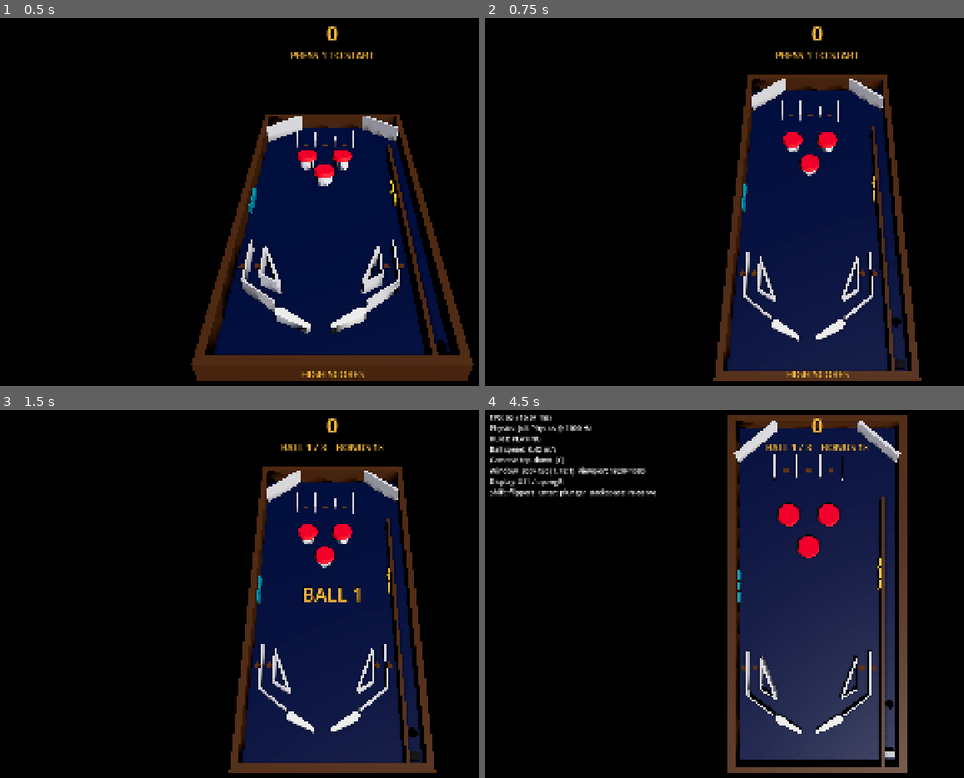
Above: before the commit, frames 1-4 (two rows, left to right).
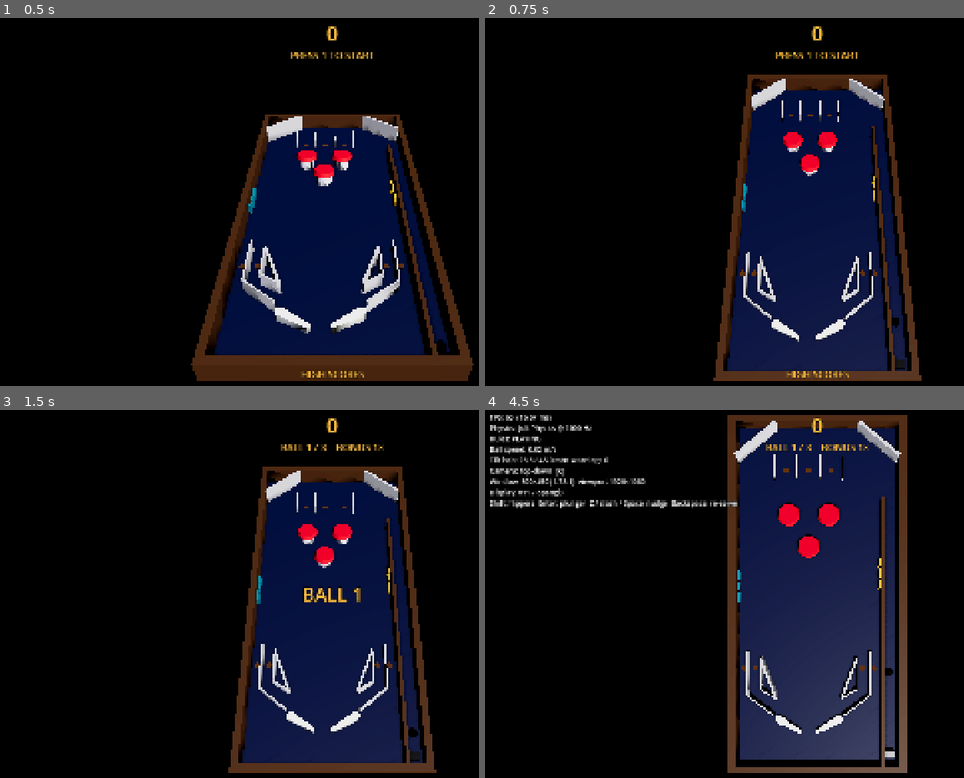
Above: after the commit, the same moments.

Repository: brnl-claude/pinball
Game: Godot game, scene res://main.tscn
Two runs of this game, one before a commit and one after it. Both use one fixed random seed, a clock stepped at 60 frames per second and the inputs below.
Inputs (mouse positions are in pixels of both pictures, inside the frame that each line leads up to):
- Up to frame 1 (0.5 s): no input
- Up to frame 2 (0.75 s): tap Enter (plunger) at 0.5 s; move the mouse to (963, 183) at 0.52 s; hold / (nudge_right) from 0.53 s (still down); hold C (camera_next) from 0.53 s (still down); click (963, 183) at 0.67 s
- Up to frame 3 (1.5 s): tap Enter (plunger) at 0.8, 1.35 s; tap 1 (start_game) at 1.25 s; move the mouse to (201, 612) at 1.27 s; release / (nudge_right) at 1.28 s; release C (camera_next) at 1.28 s; hold Z (nudge_left) from 1.28 s (still down)
- Up to frame 4 (4.5 s): tap 1 (start_game) at 1.55, 2.1, 2.75, 3.8, 4.35 s; tap Backspace (reset_ball) at 2 s; move the mouse to (882, 513) at 2.02 s; release Z (nudge_left) at 2.03 s; hold / (nudge_right) 2.03-2.78 s; hold C (camera_next) 2.03-2.78 s; move the mouse to (781, 667) at 2.77 s; hold Space (nudge_up) 2.78-3.53 s; tap C (camera_next) at 2.85 s; click (781, 667) at 2.92 s; tap Enter (plunger) at 3.05, 3.6 s; move the mouse to (outside the picture) at 3.52 s; hold Z (nudge_left) from 3.53 s (still down); tap F3 (toggle_debug) at 4.15 s; move the mouse to (619, 538) at 4.27 s

Frame 1 is identical in both runs. In frame 2, 0.2% of the frame differs, in the area x 49-92%, y 16-98%; in frame 3, 0.1%; in frame 4, 2.3%, in the area x 1-86%, y 9-82%.

Commit message:
Phase 5a: nudging and tilt bob
The cabinet is modelled as the accelerating frame under the playfield:
a shove is a short hard push followed by a damped settle, and balls feel
the inertial force -m*a. A plumb-bob pendulum driven by the shove gives
tilt warnings when it touches its ring; after two warnings the ball tilts,
which kills flippers, slingshots and pop bumpers, scoring, ball save and
the bonus. The camera stays put so the table visibly jolts.

Co-Authored-By: Claude Opus 5.5 <noreply@anthropic.com>
Claude-Session: https://claude.ai/code/session_017ht4tVgg5fmbzWLLk4UKiL

Diff:
--- a/cameras/camera_rig.gd
+++ b/cameras/camera_rig.gd
@@ -7,6 +7,9 @@
 ## finds the closest distance at which the whole table fits in view.
 ## Cameras are deliberately decoupled from game logic, so a VR rig can be
 ## added later without touching the table or the rules.
+##
+## The camera is the player's head: when a nudge shoves the cabinet, the
+## camera stays put, so the table visibly jolts in the view.
 
 enum Profile { AUTO, PORTRAIT, LANDSCAPE, TOP_DOWN }
 
@@ -19,8 +22,12 @@
 @export_range(10.0, 90.0) var landscape_pitch_degrees := 38.0
 ## Extra space around the table, as a fraction of the view.
 @export_range(1.0, 1.5) var framing_margin := 1.04
+## How much of the cabinet's nudge motion shows on screen (1 = real).
+@export_range(0.0, 3.0) var nudge_view_scale := 1.0
 
 var profile := Profile.AUTO
+
+var _framing := Transform3D.IDENTITY
 
 
 func _ready() -> void:
@@ -32,6 +39,14 @@
 	if event.is_action_pressed("camera_next"):
 		profile = ((profile + 1) % Profile.size()) as Profile
 		update_framing()
+
+
+func _physics_process(_delta: float) -> void:
+	var cabinet := get_tree().get_first_node_in_group("cabinet")
+	if cabinet == null:
+		return
+	var offset: Vector3 = cabinet.get("offset")
+	global_transform = _framing.translated(-offset * nudge_view_scale)
 
 
 func viewport_aspect() -> float:
@@ -61,9 +76,10 @@
 
 
 func update_framing() -> void:
-	global_transform = compute_framing(
+	_framing = compute_framing(
 			pitch_for(active_profile()), fov, viewport_aspect(),
 			table_center, table_size, framing_margin)
+	global_transform = _framing
 	reset_physics_interpolation()
 
 
--- a/core/sfx.gd
+++ b/core/sfx.gd
@@ -16,6 +16,9 @@
 	"rollover": [880.0, 0.06, 0.1, 60.0, 0.4],
 	"plunger": [70.0, 0.15, 0.7, 25.0, 0.8],
 	"drain": [55.0, 0.4, 0.5, 8.0, 0.6],
+	"nudge": [45.0, 0.12, 0.9, 30.0, 0.7],
+	"tilt_warning": [660.0, 0.25, 0.05, 6.0, 0.5],
+	"tilt": [330.0, 0.8, 0.1, 2.5, 0.7],
 }
 
 var _streams := {}
--- a/rules/game_rules.gd
+++ b/rules/game_rules.gd
@@ -1,16 +1,19 @@
 class_name GameRules
 extends Node
-## Game rules for a table: games, balls, ball save, bonus and high scores.
+## Game rules for a table: games, balls, ball save, bonus, tilt and high
+## scores.
 ##
 ## The rules only talk to the table through its signals (`part_scored`,
-## `ball_drained`, `ball_launched`) and a few calls (`serve_ball`,
-## `set_flippers_enabled`), so the physics never depends on the rules.
+## `ball_drained`, `ball_launched`, `tilt_warning`, `tilted`) and a few calls
+## (`serve_ball`, `set_flippers_enabled`, `reset_tilt`), so the physics never
+## depends on the rules.
 ## Timers count physics ticks, so the rules are deterministic in tests.
 
 signal state_changed(state: State)
 signal score_changed(score: int)
 signal ball_started(ball_number: int)
 signal ball_saved
+signal ball_tilted
 signal bonus_awarded(bonus: int, multiplier: int)
 signal game_over(final_score: int, high_score_rank: int)
 signal message(text: String)
@@ -44,6 +47,8 @@
 ## Seconds of ball save left; > 0 means a drain gives the ball back.
 var ball_save_left := 0.0
 var high_scores: Array[int] = []
+## The current ball is tilted: no scoring, no bonus, no ball save.
+var tilted := false
 
 var table: Node
 
@@ -60,6 +65,9 @@
 	table.connect("part_scored", _on_part_scored)
 	table.connect("ball_drained", _on_ball_drained)
 	table.connect("ball_launched", _on_ball_launched)
+	if table.has_signal("tilted"):
+		table.connect("tilt_warning", _on_tilt_warning)
+		table.connect("tilted", _on_tilted)
 	load_high_scores()
 	_enter_attract()
 
@@ -97,6 +105,9 @@
 	multiplier = 1
 	ball_save_left = 0.0
 	_ball_in_play = false
+	tilted = false
+	if table.has_method("reset_tilt"):
+		table.call("reset_tilt")
 	table.call("serve_ball")
 	table.call("set_flippers_enabled", true)
 	ball_started.emit(ball_number)
@@ -111,6 +122,11 @@
 
 func _on_ball_drained() -> void:
 	if state != State.PLAYING:
+		return
+	if tilted:
+		# A tilted ball ends without bonus; the next ball starts normally.
+		_set_state(State.BALL_ENDING)
+		_state_time_left = bonus_display_seconds
 		return
 	if ball_save_left > 0.0:
 		ball_save_left = 0.0
@@ -151,8 +167,24 @@
 	message.emit("PRESS START")
 
 
+func _on_tilt_warning(warnings_left: int) -> void:
+	if state != State.PLAYING or tilted:
+		return
+	message.emit("DANGER" if warnings_left > 0 else "DANGER  DANGER")
+
+
+func _on_tilted() -> void:
+	if state != State.PLAYING:
+		return
+	tilted = true
+	ball_save_left = 0.0
+	table.call("set_flippers_enabled", false)
+	ball_tilted.emit()
+	message.emit("TILT")
+
+
 func _on_part_scored(points: int, part: Node) -> void:
-	if state != State.PLAYING:
+	if state != State.PLAYING or tilted:
 		return
 	_add_score(points)
 	if part is Rollover:
--- a/table_parts/ball.gd
+++ b/table_parts/ball.gd
@@ -4,7 +4,8 @@
 ## PhysicsTuning resource.
 ##
 ## Gravity is applied as a constant force (gravity_scale = 0), so the table
-## slope lives in the tuning and nudging can later add to it per ball.
+## slope lives in the tuning, and the cabinet's acceleration during a nudge
+## adds to it (see `set_frame_acceleration`).
 
 const TABLE_LAYER := 1
 const BALL_LAYER := 2
@@ -21,6 +22,8 @@
 var _touching := {}
 ## Parts touched for the first time in the last physics step.
 var _new_hits: Array[Object] = []
+## Acceleration of the playfield (the physics frame), e.g. during a nudge.
+var _frame_acceleration := Vector3.ZERO
 
 
 func _init() -> void:
@@ -80,7 +83,7 @@
 func apply_tuning() -> void:
 	mass = tuning.ball_mass
 	gravity_scale = 0.0
-	constant_force = mass * tuning.gravity_vector()
+	_update_constant_force()
 
 	var material := PhysicsMaterial.new()
 	material.friction = tuning.ball_friction
@@ -109,6 +112,19 @@
 	_mesh_node.mesh = mesh
 
 
+## The playfield accelerates (a nudge); the ball feels the inertial force
+## -m·a on top of gravity.
+func set_frame_acceleration(value: Vector3) -> void:
+	if value == _frame_acceleration:
+		return
+	_frame_acceleration = value
+	_update_constant_force()
+
+
+func _update_constant_force() -> void:
+	constant_force = mass * (tuning.gravity_vector() - _frame_acceleration)
+
+
 func speed() -> float:
 	return linear_velocity.length()
 
--- /dev/null
+++ b/table_parts/cabinet.gd
@@ -0,0 +1,150 @@
+class_name Cabinet
+extends Node
+## The cabinet the playfield sits in: nudging and the tilt bob.
+##
+## The playfield is the physics frame. A nudge shoves the cabinet: a short,
+## hard push, after which the cabinet settles back on its legs (a damped
+## spring). Balls feel the cabinet's acceleration `a` as an inertial force
+## `-m·a`, so a free ball lags behind the shove and catches up again, while a
+## ball resting on a flipper or post gets pushed along by it. That is how
+## nudging works on a real machine.
+##
+## The tilt bob is a plumb bob pendulum hanging inside a ring. The sharp
+## shove makes it swing (the soft settle back barely does); when it touches
+## the ring, that is a tilt warning, and touching it again after the allowed
+## warnings tilts the machine. Well-timed or wild nudging builds up the swing.
+##
+## Directions follow the player's body: "left" shoves the cabinet from the
+## left side (it jolts right, so the ball moves left relative to the table),
+## "up" shoves it forward, away from the player.
+
+signal nudged(push: Vector3)
+signal tilt_warning(warnings_left: int)
+signal tilted
+
+const NUDGE_ACTIONS := {
+	"nudge_left": Vector3.RIGHT,
+	"nudge_right": Vector3.LEFT,
+	"nudge_up": Vector3.FORWARD,
+}
+
+@export var use_input := true
+
+@export_group("Shove")
+## Cabinet acceleration during a shove (m/s²).
+@export var push_acceleration := 15.0
+## How long the shove lasts (s).
+@export var push_seconds := 0.02
+## Minimum time between two shoves (s); nobody shoves faster than this.
+@export var nudge_cooldown := 0.12
+## The cabinet settles back like a damped spring on its legs.
+@export var settle_frequency := 4.0
+@export var settle_damping_ratio := 0.7
+
+@export_group("Tilt bob")
+@export var bob_length := 0.15
+## Damping of the bob's swing (1/s).
+@export var bob_damping := 1.0
+## Distance from the bob to the ring at rest (m).
+@export var ring_clearance := 0.045
+## Warnings before the next touch tilts the machine.
+@export var warnings_allowed := 2
+## A single swing can touch the ring more than once; count it once.
+@export var warning_cooldown := 0.5
+
+## Cabinet displacement and velocity relative to its rest position.
+var offset := Vector3.ZERO
+var velocity := Vector3.ZERO
+## Acceleration of the cabinet this tick (what the balls feel, reversed).
+var acceleration := Vector3.ZERO
+## Bob displacement and velocity relative to the cabinet (x/z).
+var bob := Vector3.ZERO
+var bob_velocity := Vector3.ZERO
+var warnings := 0
+var is_tilted := false
+
+var _push := Vector3.ZERO
+var _push_time_left := 0.0
+var _cooldown_left := 0.0
+var _warning_cooldown_left := 0.0
+
+
+func _ready() -> void:
+	add_to_group("cabinet")
+
+
+func _physics_process(delta: float) -> void:
+	if use_input:
+		for action: String in NUDGE_ACTIONS:
+			if Input.is_action_just_pressed(action):
+				nudge(NUDGE_ACTIONS[action])
+	step(delta)
+	_apply_to_balls()
+
+
+## Shoves the cabinet in a direction (x/z; unit length gives a normal shove).
+## Returns false when the cabinet is still in the cooldown of the last shove.
+func nudge(direction: Vector3) -> bool:
+	if _cooldown_left > 0.0:
+		return false
+	_push = Vector3(direction.x, 0.0, direction.z) * push_acceleration
+	_push_time_left = push_seconds
+	_cooldown_left = nudge_cooldown
+	nudged.emit(_push)
+	SoundFx.play("nudge")
+	return true
+
+
+## Advances the cabinet and the tilt bob by one tick.
+func step(delta: float) -> void:
+	_cooldown_left = maxf(_cooldown_left - delta, 0.0)
+	_warning_cooldown_left = maxf(_warning_cooldown_left - delta, 0.0)
+
+	var push := Vector3.ZERO
+	if _push_time_left > 0.0:
+		push = _push
+		_push_time_left -= delta
+
+	var omega := TAU * settle_frequency
+	var settle := -omega * omega * offset - 2.0 * settle_damping_ratio * omega * velocity
+	acceleration = push + settle
+	velocity += acceleration * delta
+	offset += velocity * delta
+
+	# Pendulum in the cabinet's frame, driven by the shove.
+	var gravity := float(ProjectSettings.get_setting("physics/3d/default_gravity", 9.81))
+	var bob_acceleration := -(gravity / bob_length) * bob - bob_damping * bob_velocity - push
+	bob_velocity += bob_acceleration * delta
+	bob += bob_velocity * delta
+
+	if bob.length() >= ring_clearance and _warning_cooldown_left <= 0.0:
+		_warning_cooldown_left = warning_cooldown
+		_touch_ring()
+
+
+func _touch_ring() -> void:
+	if is_tilted:
+		return
+	if warnings < warnings_allowed:
+		warnings += 1
+		tilt_warning.emit(warnings_allowed - warnings)
+		SoundFx.play("tilt_warning")
+	else:
+		is_tilted = true
+		tilted.emit()
+		SoundFx.play("tilt")
+
+
+## Clears warnings and the tilt, e.g. at the start of a ball.
+func reset_tilt() -> void:
+	warnings = 0
+	is_tilted = false
+	bob = Vector3.ZERO
+	bob_velocity = Vector3.ZERO
+	_warning_cooldown_left = 0.0
+
+
+func _apply_to_balls() -> void:
+	for node in get_tree().get_nodes_in_group("balls"):
+		if node is Ball:
+			node.set_frame_acceleration(acceleration)
--- a/table_parts/pop_bumper.gd
+++ b/table_parts/pop_bumper.gd
@@ -21,6 +21,8 @@
 var _body_mesh: MeshInstance3D
 var _cap_mesh: MeshInstance3D
 var _last_kick_ms := -100000
+## False while the machine is tilted: the coil stays dead.
+var enabled := true
 
 
 func _ready() -> void:
@@ -28,6 +30,8 @@
 
 
 func on_ball_hit(ball: Ball) -> void:
+	if not enabled:
+		return
 	var now := Time.get_ticks_msec()
 	if now - _last_kick_ms < cooldown * 1000.0:
 		return
--- a/table_parts/slingshot.gd
+++ b/table_parts/slingshot.gd
@@ -17,9 +17,13 @@
 @export var lamp_color := Color(1.0, 0.85, 0.4)
 
 var _last_kick_ms := -100000
+## False while the machine is tilted: the coil stays dead.
+var enabled := true
 
 
 func on_ball_hit(ball: Ball) -> void:
+	if not enabled:
+		return
 	var now := Time.get_ticks_msec()
 	if ball.linear_velocity.length() < min_hit_speed or now - _last_kick_ms < cooldown * 1000.0:
 		return
--- a/tables/proto_table/proto_table_controller.gd
+++ b/tables/proto_table/proto_table_controller.gd
@@ -4,11 +4,14 @@
 ## `scored` signal with the part that scored. Game rules live separately in
 ## `GameRules`; without rules attached the table simply re-serves the ball
 ## after a drain (sandbox play). Backspace re-serves the ball by hand.
+## The table owns a `Cabinet` for nudging and the tilt bob.
 
 signal ball_drained
 signal ball_launched
 signal score_changed(score: int)
 signal part_scored(points: int, part: Node)
+signal tilt_warning(warnings_left: int)
+signal tilted
 
 ## Seconds before re-serving after a drain; negative disables auto re-serve.
 @export var respawn_delay := 1.0
@@ -21,6 +24,7 @@
 @onready var left_flipper: Flipper = $LeftFlipper
 @onready var right_flipper: Flipper = $RightFlipper
 
+var cabinet: Cabinet
 var drained_count := 0
 ## Raw points from all parts since the table loaded (rules keep the game score).
 var score := 0
@@ -30,6 +34,11 @@
 
 func _ready() -> void:
 	add_to_group("table")
+	cabinet = Cabinet.new()
+	cabinet.name = "Cabinet"
+	add_child(cabinet)
+	cabinet.tilt_warning.connect(tilt_warning.emit)
+	cabinet.tilted.connect(_on_tilted)
 	drain.ball_drained.connect(_on_ball_drained)
 	for node in find_children("*", "", true, false):
 		if node.has_signal("scored"):
@@ -58,6 +67,19 @@
 	right_flipper.enabled = value
 
 
+## Flippers, slingshots and pop bumpers: everything a tilt switches off.
+func set_solenoids_enabled(value: bool) -> void:
+	set_flippers_enabled(value)
+	for type: Variant in [Slingshot, PopBumper]:
+		for part in parts_of(type):
+			part.set("enabled", value)
+
+
+func reset_tilt() -> void:
+	cabinet.reset_tilt()
+	set_solenoids_enabled(true)
+
+
 ## All parts of a given class, e.g. `parts_of(Rollover)`.
 func parts_of(type: Variant) -> Array[Node]:
 	var result: Array[Node] = []
@@ -73,8 +95,15 @@
 	part_scored.emit(points, part)
 
 
+func _on_tilted() -> void:
+	set_solenoids_enabled(false)
+	tilted.emit()
+
+
 func _on_ball_drained(_drained: Ball) -> void:
 	drained_count += 1
 	ball_drained.emit()
 	if respawn_delay >= 0.0:
+		if cabinet.is_tilted:
+			reset_tilt()
 		get_tree().create_timer(respawn_delay, true, true).timeout.connect(serve_ball)
--- a/tests/rules_test.gd
+++ b/tests/rules_test.gd
@@ -78,6 +78,8 @@
 	_expect(reloaded.high_scores == _rules.high_scores, "high scores are persisted")
 	reloaded.free()
 
+	await _test_tilt()
+
 	print("Rules: final score %d, high scores %s" % [_rules.score, _rules.high_scores])
 	print("")
 	DirAccess.remove_absolute(ProjectSettings.globalize_path(HIGH_SCORE_PATH))
@@ -88,6 +90,41 @@
 		for failure in _failures:
 			printerr("RULES TEST FAIL: ", failure)
 		quit(1)
+
+
+## A tilted ball scores nothing, gets no bonus or ball save, and the next
+## ball starts with working flippers.
+func _test_tilt() -> void:
+	var messages: Array[String] = []  # an Array, so the lambda appends to this one
+	_rules.message.connect(func(text: String): messages.append(text))
+	_rules.start_game()
+	await _launch()
+	var cabinet: Cabinet = _table.get("cabinet")
+	cabinet.use_input = false
+	_ball.freeze = true
+	var period_ticks := int(TAU * sqrt(cabinet.bob_length / 9.81) * Engine.physics_ticks_per_second)
+	for i in 12:
+		if _rules.tilted:
+			break
+		cabinet.nudge(Vector3.RIGHT)
+		await _ticks(period_ticks)
+	_ball.freeze = false
+	_expect(_rules.tilted, "nudging in step with the bob tilts the ball")
+	_expect(messages.has("DANGER") and messages.has("TILT"), "the rules show DANGER and TILT (%s)" % ", ".join(PackedStringArray(messages)))
+	_expect(not _table.get("left_flipper").enabled, "a tilt kills the flippers")
+	_expect(_rules.ball_save_left == 0.0, "a tilt cancels ball save")
+
+	var score_before := _rules.score
+	await _roll_over("TopLaneRollover1")
+	_expect(_rules.score == score_before, "a tilted ball scores nothing")
+	await _drain()
+	_expect(_rules.state == GameRules.State.BALL_ENDING and _rules.ball_number == 1,
+			"a tilted ball drains without ball save")
+	_expect(_rules.score == score_before, "a tilted ball gets no bonus")
+	await _ticks(int(_rules.bonus_display_seconds * 1000) + 50)
+	_expect(_rules.ball_number == 2 and not _rules.tilted, "the next ball is not tilted")
+	_expect(_table.get("left_flipper").enabled and not cabinet.is_tilted,
+			"the next ball has working flippers")
 
 
 func _setup() -> void:
--- a/tests/table_test.gd
+++ b/tests/table_test.gd
@@ -1,5 +1,6 @@
 extends SceneTree
-## Phase 2 test suite for flippers, plunger and drain on the prototype table.
+## Test suite for the prototype table's parts: flippers, plunger, drain,
+## slingshots, bumpers, targets, rollovers, and the cabinet (nudge and tilt).
 ## Run with a fixed timestep (one frame = one physics tick):
 ##
 ##   godot --headless --fixed-fps 1000 --script res://tests/table_test.gd
@@ -12,6 +13,7 @@
 var _left: Flipper
 var _right: Flipper
 var _plunger: Plunger
+var _cabinet: Cabinet
 
 
 func _initialize() -> void:
@@ -30,6 +32,9 @@
 	await _test_drop_target_bank()
 	await _test_rollover()
 	await _test_shooter_lane_hits_nothing()
+	await _test_nudge_free_ball()
+	await _test_nudge_cradled_ball()
+	await _test_tilt()
 
 	print("")
 	if _failures.is_empty():
@@ -57,6 +62,8 @@
 		flipper.use_input = false
 		flipper.energized = false
 	_plunger.use_input = false
+	_cabinet = _table.get("cabinet")
+	_cabinet.use_input = false
 	await _ticks(50)
 
 
@@ -267,3 +274,77 @@
 			dropped_in_lane, score_in_lane])
 	if dropped_in_lane or score_in_lane > 0:
 		_failures.append("parts behind the shooter lane wall react to the ball in the lane")
+
+
+## A shove from the left jolts the cabinet right; a free ball lags behind,
+## so relative to the table it moves left. The cabinet settles back.
+func _test_nudge_free_ball() -> void:
+	await _load_table()
+	var radius := _ball.tuning.scaled_ball_radius()
+	_place_ball(Vector3(-0.0275, radius, 0.05))
+	await _ticks(5)
+	var vx0 := _ball.linear_velocity.x
+	_cabinet.nudge(Vector3.RIGHT)
+	var lowest := 0.0
+	for i in 60:
+		await physics_frame
+		lowest = minf(lowest, _ball.linear_velocity.x - vx0)
+	await _ticks(1500)
+	print("Nudge: free ball jolts %.2f m/s sideways, cabinet back to %.2f mm, warnings %d" % [
+			lowest, _cabinet.offset.length() * 1000.0, _cabinet.warnings])
+	if lowest > -0.15:
+		_failures.append("a nudge barely moves a free ball (%.2f m/s)" % lowest)
+	if _cabinet.offset.length() > 0.001:
+		_failures.append("the cabinet does not settle after a nudge")
+	if _cabinet.warnings > 0:
+		_failures.append("a single nudge gives a tilt warning")
+
+
+## A ball cradled on a raised flipper is carried by the flipper when the
+## cabinet is shoved forward, and leaves it up the table as the cabinet settles.
+func _test_nudge_cradled_ball() -> void:
+	await _load_table()
+	_left.energized = true
+	await _ticks(100)
+	_place_ball(_beside_flipper(_left, 0.85, 0.004))
+	await _ticks(1500)
+	var z0 := _ball.position.z
+	_cabinet.nudge(Vector3.FORWARD)
+	var lowest_vz := 0.0
+	for i in 300:
+		await physics_frame
+		lowest_vz = minf(lowest_vz, _ball.linear_velocity.z)
+	print("Nudge: cradled ball leaves the flipper at %.2f m/s up the table (moved %.1f mm)" % [
+			-lowest_vz, (z0 - _ball.position.z) * 1000.0])
+	if lowest_vz > -0.1:
+		_failures.append("a forward nudge does not move a cradled ball (%.2f m/s)" % lowest_vz)
+	_left.energized = false
+
+
+## Nudging in step with the tilt bob builds up its swing: warnings first,
+## then a tilt that kills the flippers and coils. reset_tilt restores them.
+func _test_tilt() -> void:
+	await _load_table()
+	_ball.freeze = true
+	var period_ticks := int(TAU * sqrt(_cabinet.bob_length / 9.81) * Engine.physics_ticks_per_second)
+	# Lambdas capture locals by value, so count in an array.
+	var warnings_seen := [0]
+	_cabinet.tilt_warning.connect(func(_left_count: int): warnings_seen[0] += 1)
+	var nudges := 0
+	while not _cabinet.is_tilted and nudges < 12:
+		_cabinet.nudge(Vector3.RIGHT)
+		nudges += 1
+		await _ticks(period_ticks)
+	var sling: Slingshot = _table.get_node("LeftSlingshot")
+	var bumper: PopBumper = _table.get_node("PopBumper1")
+	print("Tilt: %d warning(s), tilted after %d nudges in step with the bob" % [warnings_seen[0], nudges])
+	if not _cabinet.is_tilted:
+		_failures.append("nudging in step with the bob never tilts")
+	if warnings_seen[0] != _cabinet.warnings_allowed:
+		_failures.append("expected %d tilt warnings, got %d" % [_cabinet.warnings_allowed, warnings_seen[0]])
+	if _left.enabled or sling.enabled or bumper.enabled:
+		_failures.append("a tilt leaves flippers or coils working")
+	_table.call("reset_tilt")
+	if _cabinet.is_tilted or not (_left.enabled and sling.enabled and bumper.enabled):
+		_failures.append("reset_tilt does not restore the machine")
+	_ball.freeze = false
--- a/ui/debug_overlay.gd
+++ b/ui/debug_overlay.gd
@@ -44,6 +44,13 @@
 	var balls := get_tree().get_nodes_in_group("balls")
 	if not balls.is_empty():
 		lines.append("Ball speed: %.2f m/s" % (balls[0] as RigidBody3D).linear_velocity.length())
+	var cabinet := get_tree().get_first_node_in_group("cabinet")
+	if cabinet:
+		var bob: Vector3 = cabinet.get("bob")
+		lines.append("Tilt bob: %.1f / %.1f mm  warnings %d%s" % [
+			bob.length() * 1000.0, float(cabinet.get("ring_clearance")) * 1000.0,
+			cabinet.get("warnings"), "  TILT" if cabinet.get("is_tilted") else "",
+		])
 	var camera := get_viewport().get_camera_3d()
 	if camera and camera.has_method("profile_name"):
 		lines.append("Camera: %s  [C]" % camera.call("profile_name"))
@@ -54,5 +61,5 @@
 		DisplayServer.get_name(),
 		RenderingServer.get_current_rendering_driver_name(),
 	])
-	lines.append("Shift: flippers  Enter: plunger  Backspace: re-serve")
+	lines.append("Shift: flippers  Enter: plunger  Z / slash / Space: nudge  Backspace: re-serve")
 	return "\n".join(lines)
--- a/ui/hud.gd
+++ b/ui/hud.gd
@@ -37,7 +37,9 @@
 			GameRules.State.PLAYING, GameRules.State.BALL_ENDING:
 				var info := "BALL %d / %d    BONUS %d×" % [
 					rules.ball_number, rules.balls_per_game, rules.multiplier]
-				if rules.ball_save_left > 0.0:
+				if rules.tilted:
+					info += "    TILT"
+				elif rules.ball_save_left > 0.0:
 					info += "    BALL SAVE"
 				_info_label.text = info
 				_high_score_label.visible = false
Not shown, added: table_parts/cabinet.gd.uid
Not shown, changed: PLAN.md
Not shown, changed: docs/physics-notes.md
